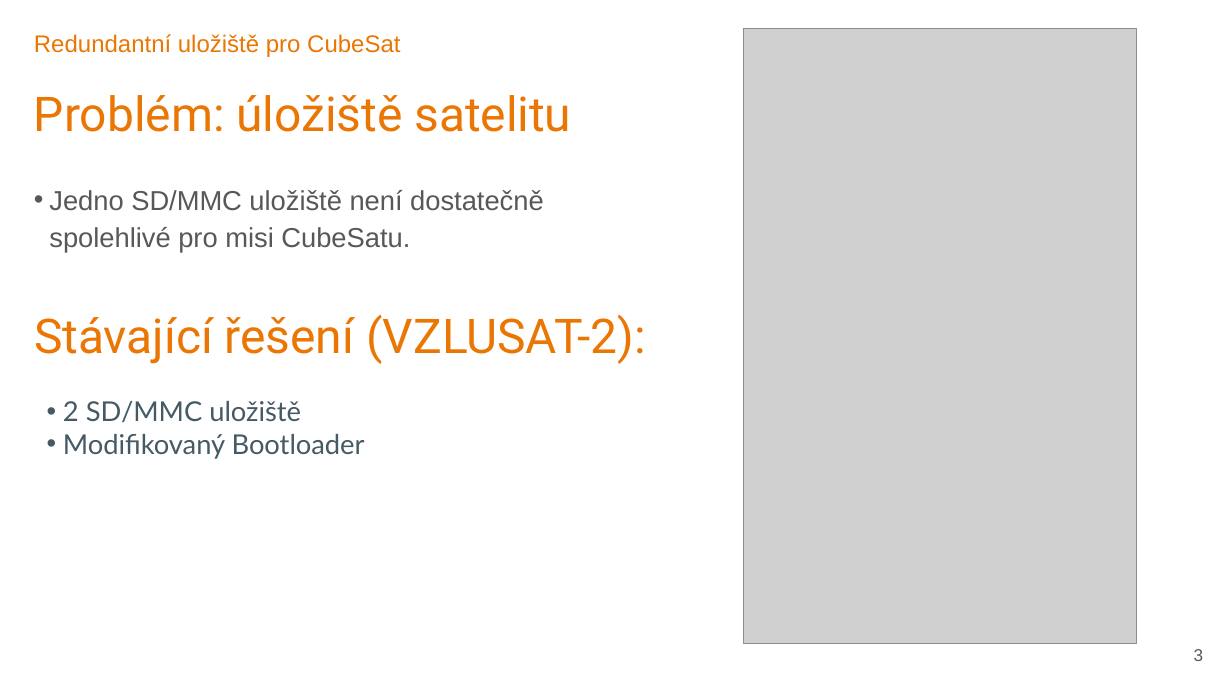
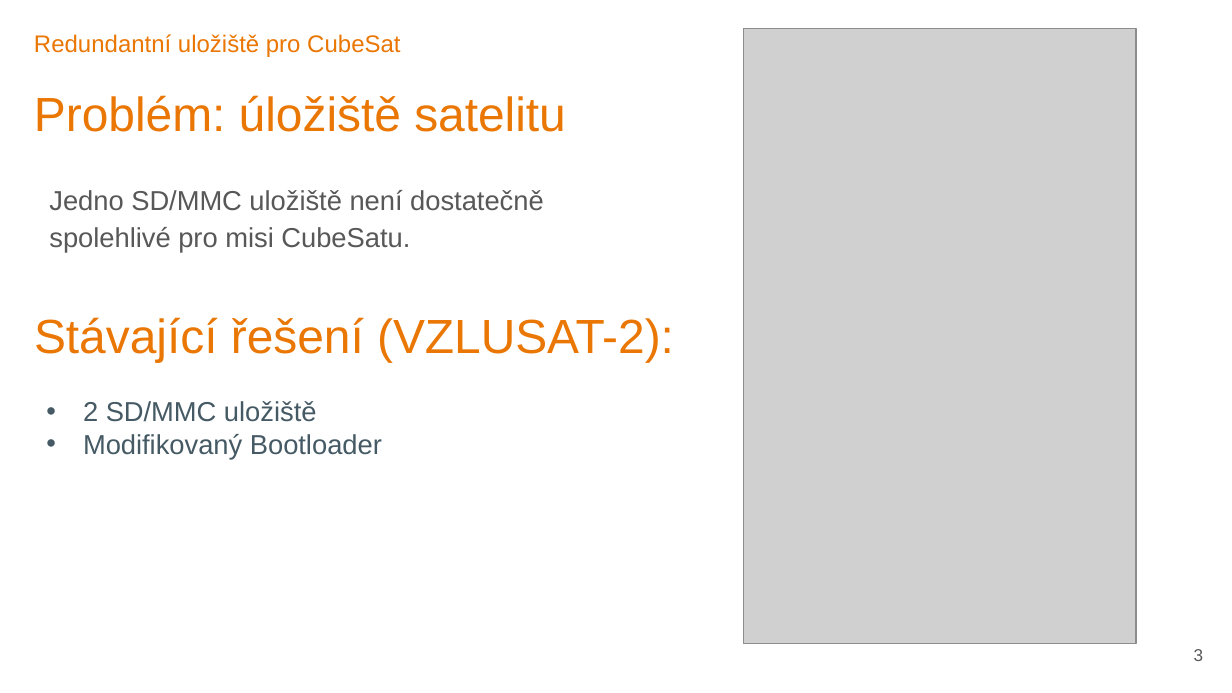
Before and after one commit to TUL-IT-2020/DSI-Diplomovy_seminar, a slide deck: slide 3 of Körner-Obhajoba_na_nečisto.pptx. Drawn at 1232x693 pixels with LibreOffice and Linux fonts; fonts in the diff are those of the drawing; grey boxes stand for pictures; background and template pictures are left out. Boxes give left, top, right and bottom in pixels: in the first picture for what was removed or moved away, otherwise in the second. Text is boxed around its words. In the diff, an @@ line names an element or a change of style, - is before the commit and + after.

```diff
--- a/Körner-Obhajoba_na_nečisto.pptx
+++ b/Körner-Obhajoba_na_nečisto.pptx
@@ title "Problém: úložiště satelitu" at [34, 95, 566, 132]: font Roboto to Arial @@
@@ text "Jedno SD/MMC uložiště není dostatečně ..." at [49, 190, 544, 253]: bullet • to none; line spacing 1.15 to 1.14; less space between paragraphs @@
@@ text "Stávající řešení (VZLUSAT-2):" at [34, 317, 674, 362]: font Roboto to Arial @@
@@ text "2 SD/MMC uložiště" at [83, 401, 382, 460]: font Lato to Arial; indent changed @@
```
Also in this commit, not shown: 14 other slides changed, 1 other file.
